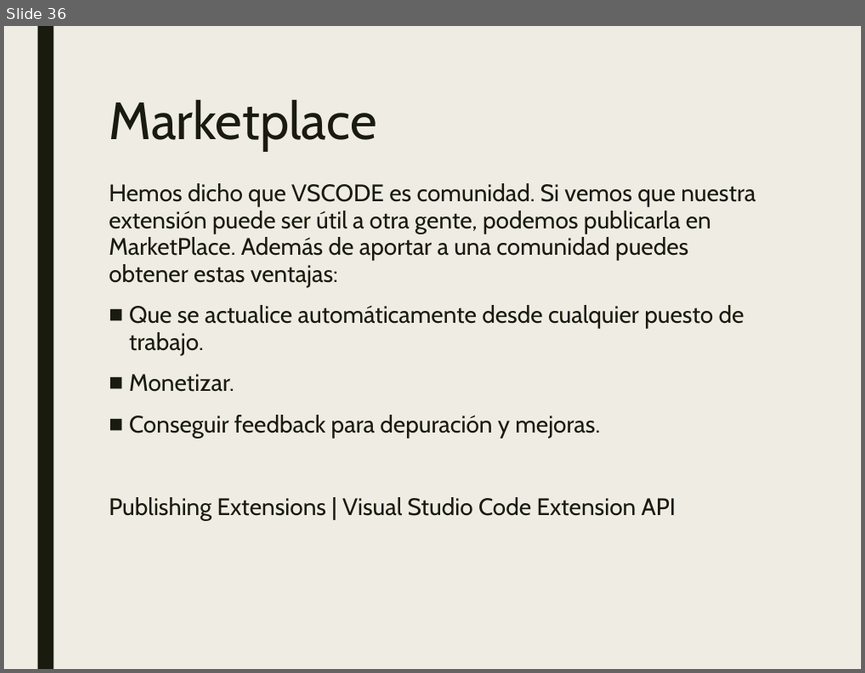
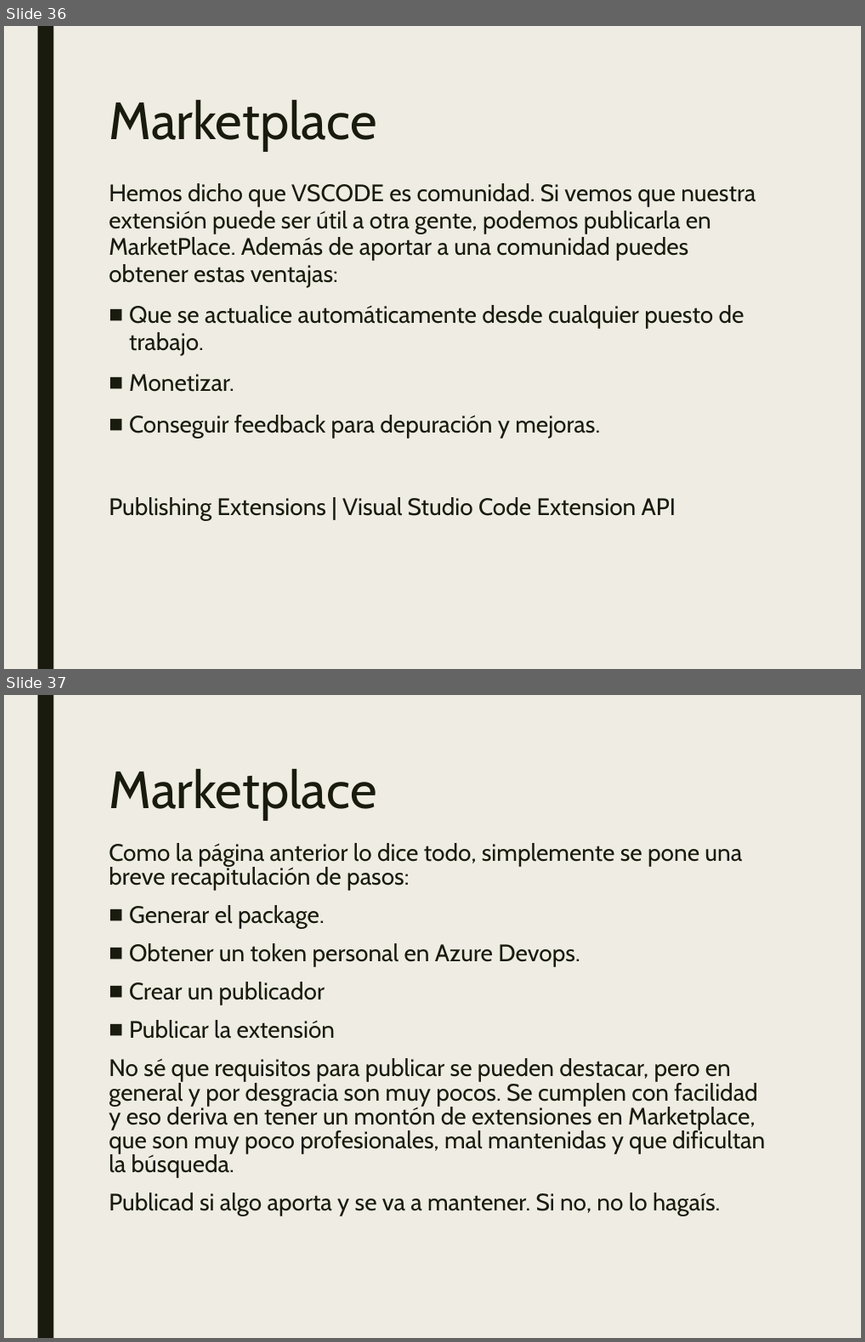
Before and after one commit to JalmarazMartn/dotnetrioja1, a slide deck: VSCODE Extensiones.ppt. Shown one above the other, each under a label of ours: slide 36 before the commit, slides 36 and 37 after it. The pictures are 865x673 and 865x1342 pixels, drawn with LibreOffice and Linux fonts; fonts in the diff are those of the drawing. Boxes give left, top, right and bottom in pixels: in the first picture for what was removed or moved away, otherwise in the second. Text is boxed around its words. In the diff, an @@ line names an element or a change of style, - is before the commit and + after.

Commit message:
Presentación

```diff
--- a/VSCODE Extensiones.ppt
+++ b/VSCODE Extensiones.ppt
@@ slide 37 added at (4,695,861,1338), background #EFEDE3; not listed: 1 template element that a slide beside it also shows @@
@@ title added at (109,769,376,820), 44 pt, text #191B0E @@
+Marketplace
@@ text added at (109,843,765,1216), 20 pt, text #191B0E @@
+Como la página anterior lo dice todo, simplemente se pone una breve recapitulación de pasos:
+■ Generar el package.
+■ Obtener un token personal en Azure Devops.
+■ Crear un publicador
+■ Publicar la extensión
+No sé que requisitos para publicar se pueden destacar, pero en general y por desgracia son muy pocos. Se cumplen con facilidad y eso deriva en tener un montón de extensiones en Marketplace, que son muy poco profesionales, mal mantenidas y que dificultan la búsqueda.
+Publicad si algo aporta y se va a mantener. Si no, no lo hagaís.
```
